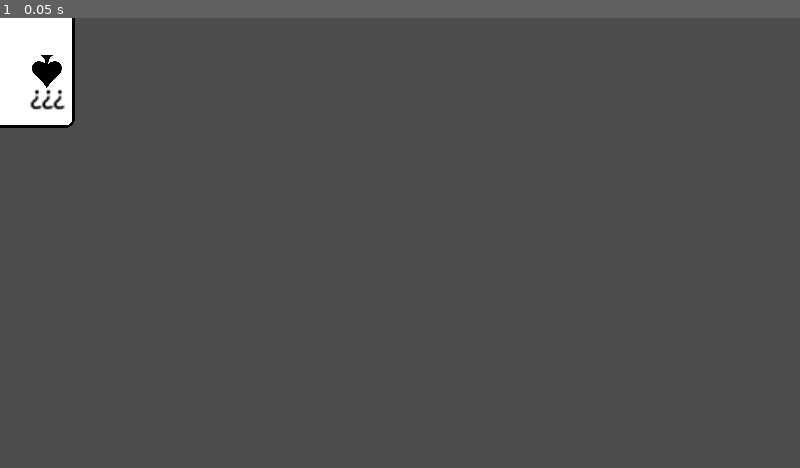
Above: before the commit, frame 1.
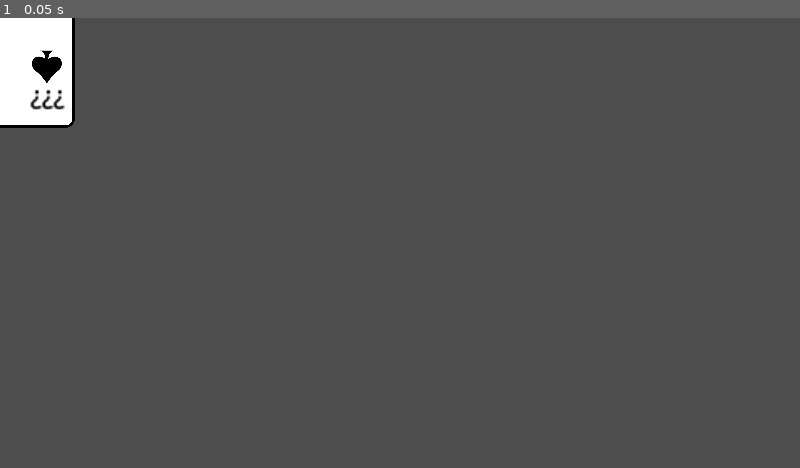
Above: after the commit, the same moment.

Repository: rwilson02/Poker-Party
Game: Godot game, scene res://scenes/ui/ui_card.tscn
Same seed, same stepped clock (60 frames per second), same inputs: the game is played once before the commit and once after it. This scene is started directly instead of the project's main scene.
Inputs:
- Up to frame 1 (0.05 s): no input

The runs differ from the first frame. In frame 1, 0.1% of the frame differs, in the area x 4-8%, y 7-16%.

Commit message:
fix one visual issue i hated
Just makes card text not touch the suit

Diff:
--- a/scenes/ui/ui_card.tscn
+++ b/scenes/ui/ui_card.tscn
@@ -47,7 +47,7 @@
 offset_left = 15.0
 offset_top = 15.0
 offset_right = 55.0
-offset_bottom = 85.0
+offset_bottom = 90.0
 scale = Vector2(1.5, 1.5)
 mouse_filter = 1
 
@@ -81,7 +81,7 @@
 offset_left = 225.0
 offset_top = 337.0
 offset_right = 265.0
-offset_bottom = 407.0
+offset_bottom = 412.0
 rotation = 3.14159
 scale = Vector2(1.5, 1.5)
 mouse_filter = 1
